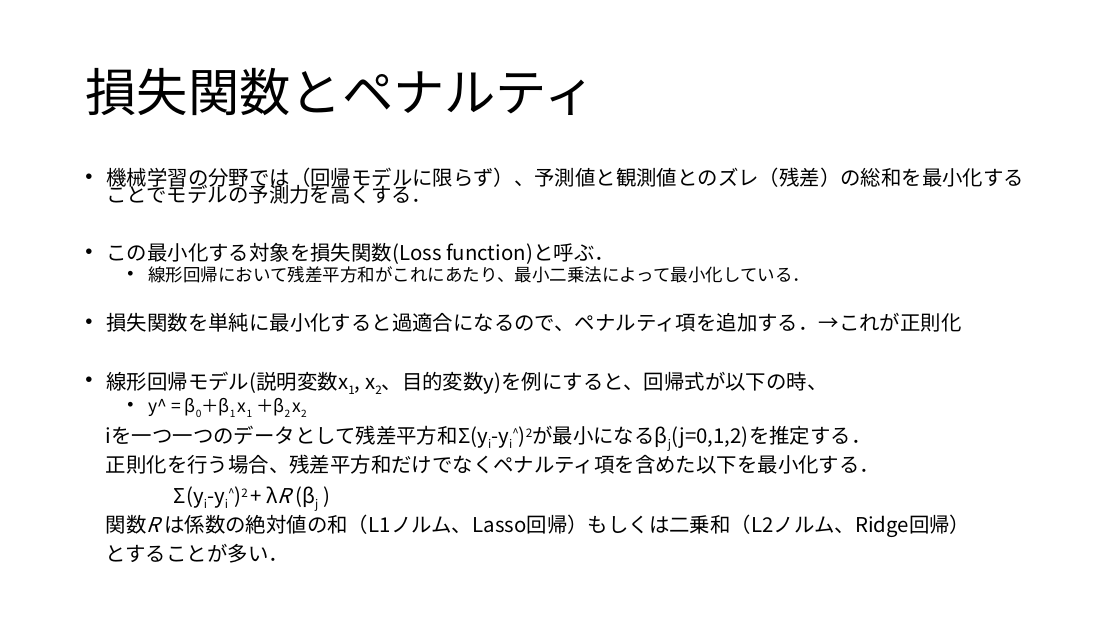
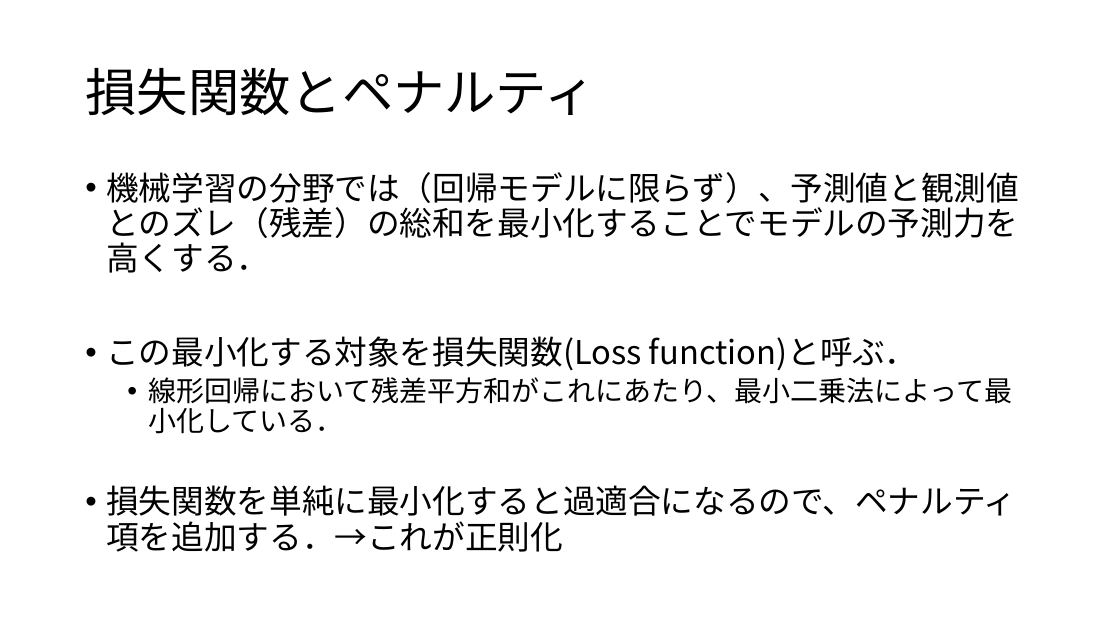
Before and after one commit to KoHMB/Shigen_kensyu_FRA, a slide deck: slide 5 of R/スライド/第32回.pptx. Drawn at 1120x630 pixels with LibreOffice and Linux fonts; fonts in the diff are those of the drawing. Boxes give left, top, right and bottom in pixels: in the first picture for what was removed or moved away, otherwise in the second. Text is boxed around its words. In the diff, an @@ line names an element or a change of style, - is before the commit and + after.

Commit message:
update 32th pptx

```diff
--- a/R/スライド/第32回.pptx
+++ b/R/スライド/第32回.pptx
@@ text "機械学習の分野では（回帰モデルに限らず）、予測値と観測値とのズレ（残差）の総和を最小化することでモデルの予測力を高くする ..." at (106,172,1019,552): size 17.5 to 28 pt in "機械学習の分野では（回帰モデルに限らず）、予測値と観測値とのズレ（残差）の総和を最小化することでモデルの予測力を高くする ...", "この最小化する対象を損失関数(Loss function)と呼ぶ．", "損失関数を単純に最小化すると過適合になるので、ペナルティ項を追加する．→これが正則化"; size 15 to 24 pt in "線形回帰において残差平方和がこれにあたり、最小二乗法によって最小化している．"; line spacing 0.7 to 0.9 @@
@@ text at (106,372,970,563): paragraphs removed @@
-• 線形回帰モデル(説明変数x1, x2、目的変数y)を例にすると、回帰式が以下の時、
-  • y^ = β0＋β1 x1 ＋β2 x2
-iを一つ一つのデータとして残差平方和Σ(yi-yi^)2が最小になるβj(j=0,1,2)を推定する．
-正則化を行う場合、残差平方和だけでなくペナルティ項を含めた以下を最小化する．
-Σ(yi-yi^)2 + λR (βj )
-関数R は係数の絶対値の和（L1ノルム、Lasso回帰）もしくは二乗和（L2ノルム、Ridge回帰）
-とすることが多い．
```
Also in this commit, not shown: 1 other slide changed, 1 slide added.
